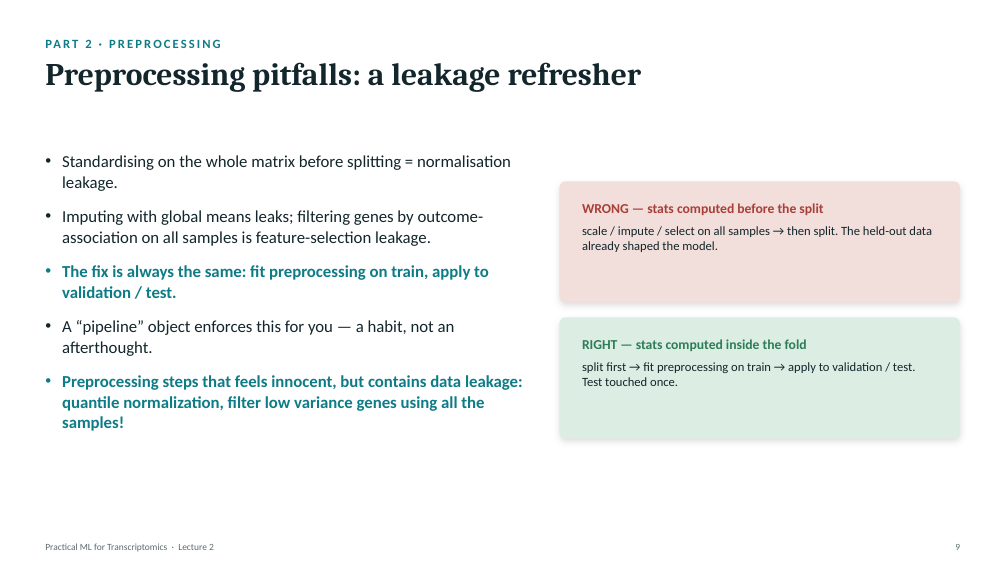
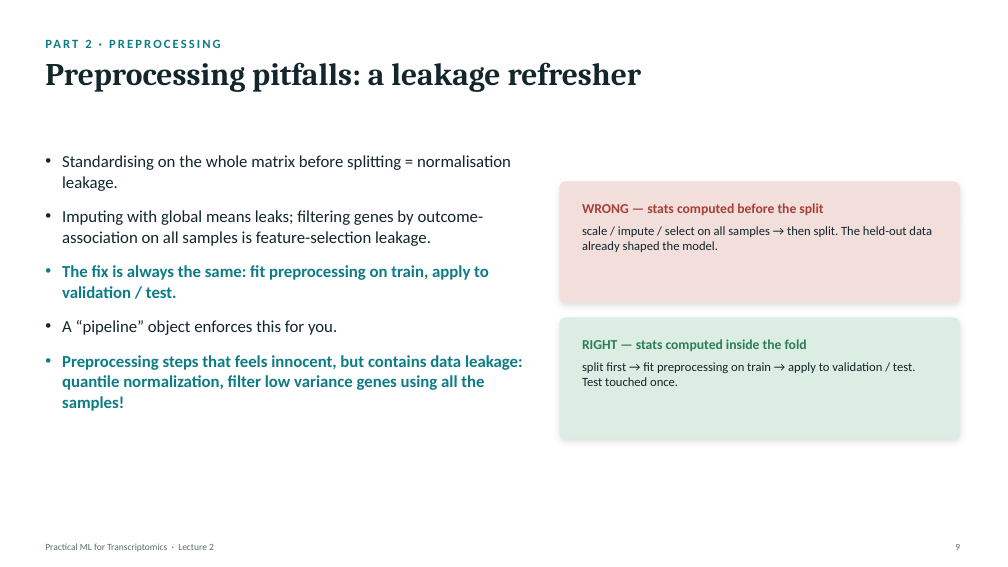
Before and after one commit to zhanyinx/ml26, a slide deck: slide 9 of lessons/lesson02_baseline_model/theory/slides/Lecture2 - Building the First Predictive Model.pptx. Drawn at 1008x567 pixels with LibreOffice and Linux fonts; fonts in the diff are those of the drawing. Boxes give left, top, right and bottom in pixels: in the first picture for what was removed or moved away, otherwise in the second. Text is boxed around its words. In the diff, an @@ line names an element or a change of style, - is before the commit and + after.

```diff
--- a/lessons/lesson02_baseline_model/theory/slides/Lecture2 - Building the First Predictive Model.pptx
+++ b/lessons/lesson02_baseline_model/theory/slides/Lecture2 - Building the First Predictive Model.pptx
@@ text at (62,320,337,335): text changed @@
-• A “pipeline” object enforces this for you — a habit, not an afterthought.
+• A “pipeline” object enforces this for you.
```
Also in this commit, not shown: 10 other slides changed.
